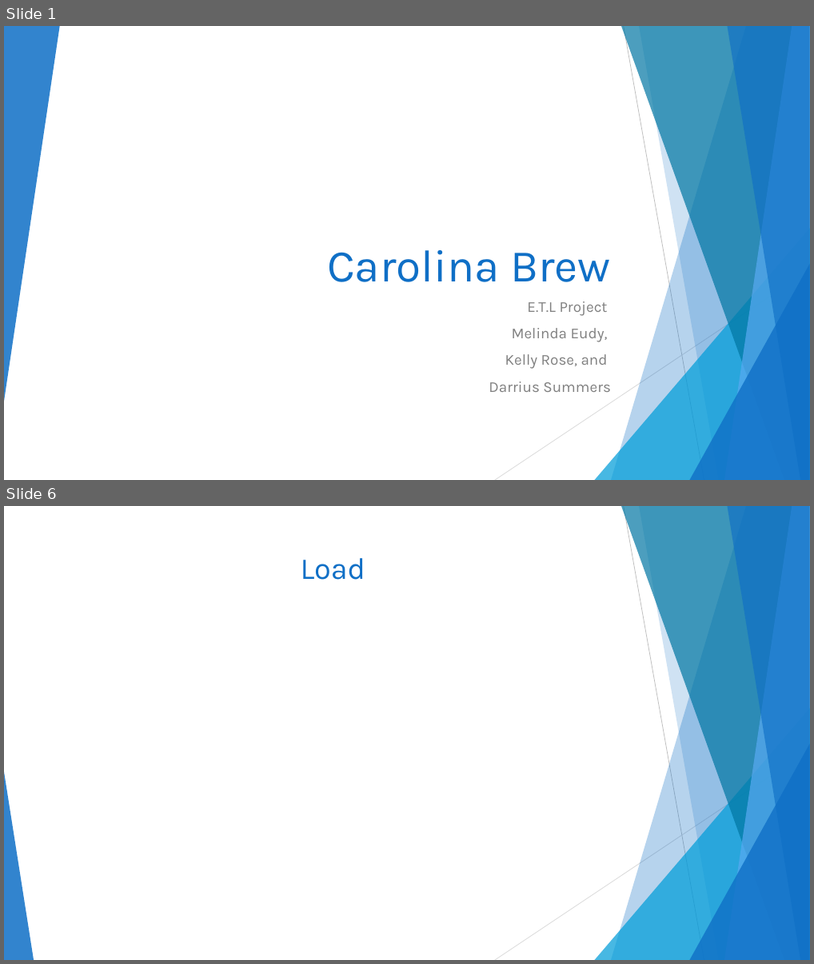
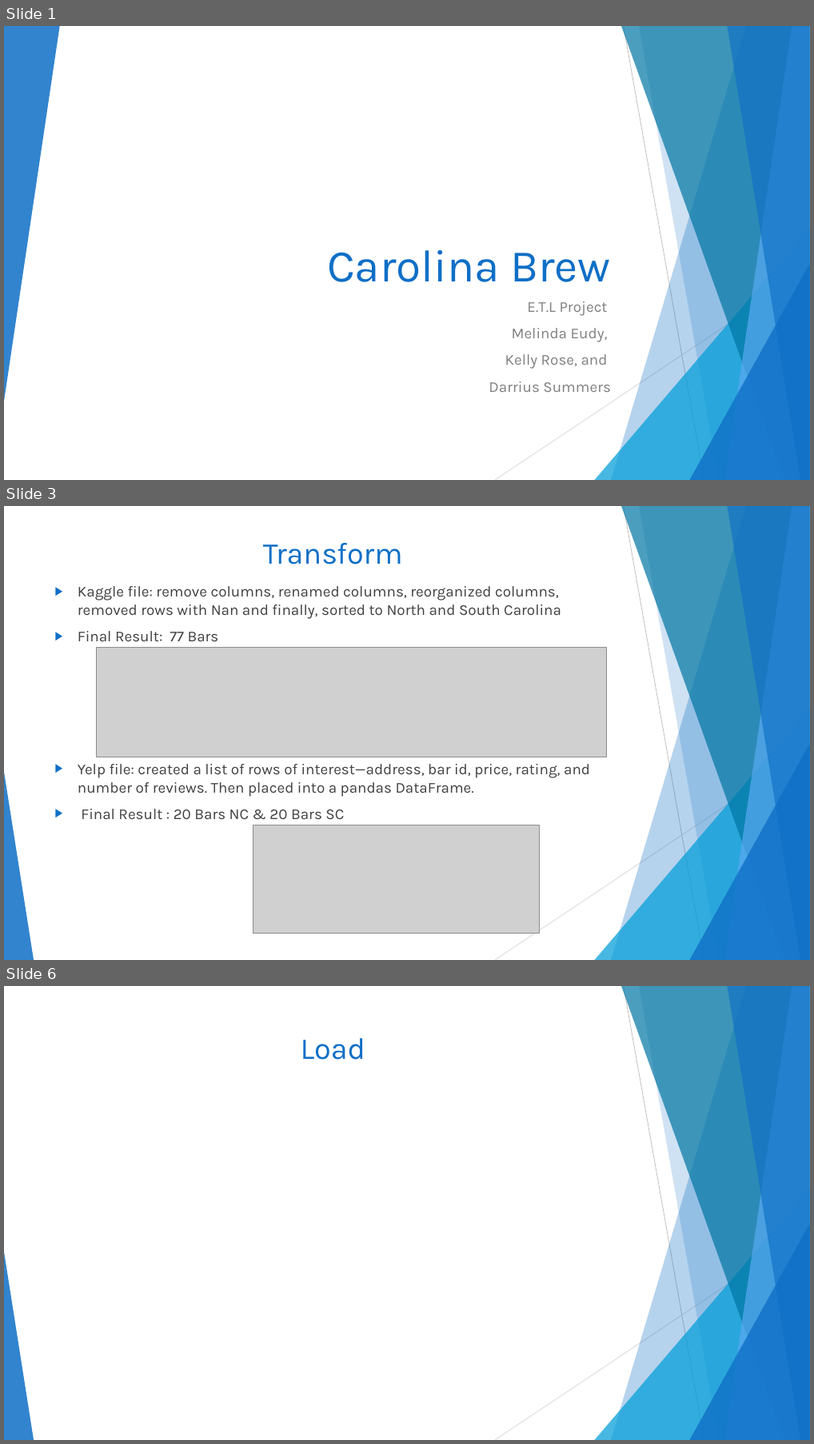
Before and after one commit to melindaeudy/ETL-Project, a slide deck: Carolina Brew.pptx. Shown one above the other, each under a label of ours: slides 1 and 6 before the commit, slides 1, 3 and 6 after it; the slides between them are not shown. The pictures are 814x964 and 814x1444 pixels, drawn with LibreOffice and Linux fonts; fonts in the diff are those of the drawing; grey boxes stand for pictures. Boxes give left, top, right and bottom in pixels: in the first picture for what was removed or moved away, otherwise in the second. Text is boxed around its words. In the diff, an @@ line names an element or a change of style, - is before the commit and + after.

Commit message:
work on powerpoint added

```diff
--- a/Carolina Brew.pptx
+++ b/Carolina Brew.pptx
@@ slide 3 added at [4,506,810,960], background #FFFFFF; not listed: 10 template elements that a slide beside it also shows @@
@@ title added at [263,543,403,564], 36 pt, text #0F6FC6 @@
+Transform
@@ text added at [78,586,590,819], 18 pt, text #404040 @@
+▶ Kaggle file: remove columns, renamed columns, reorganized columns, removed rows with Nan and finally, sorted to North and South Carolina
+▶ Final Result: 77 Bars
+▶ Yelp file: created a list of rows of interest—address, bar id, price, rating, and number of reviews. Then placed into a pandas DataFrame.
+▶ Final Result : 20 Bars NC & 20 Bars SC
@@ picture added at [97,647,607,757] @@
@@ picture added at [254,825,540,933] @@
```
Also in this commit, not shown: 3 other slides added, 4 slides removed, 1 other file.
